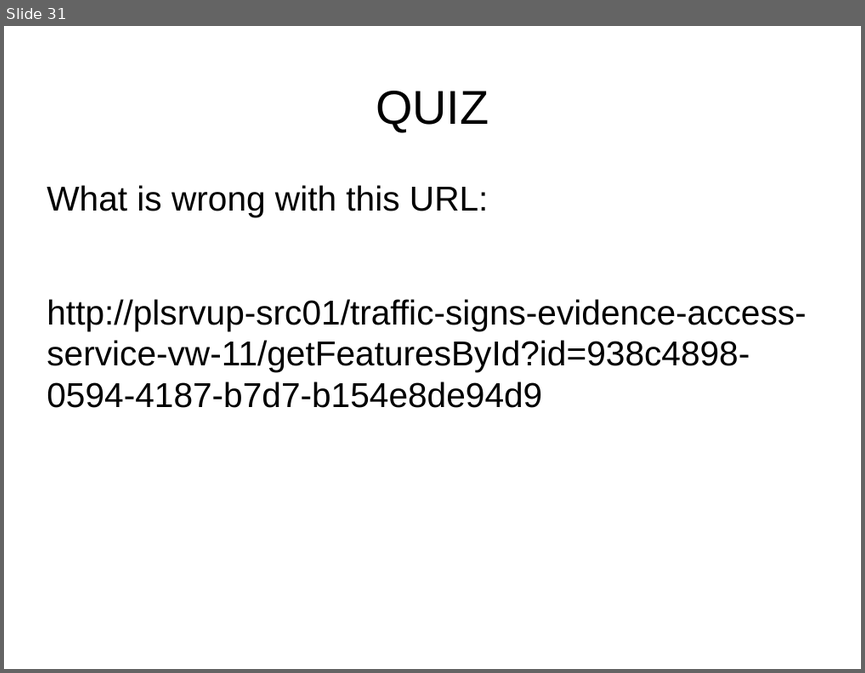
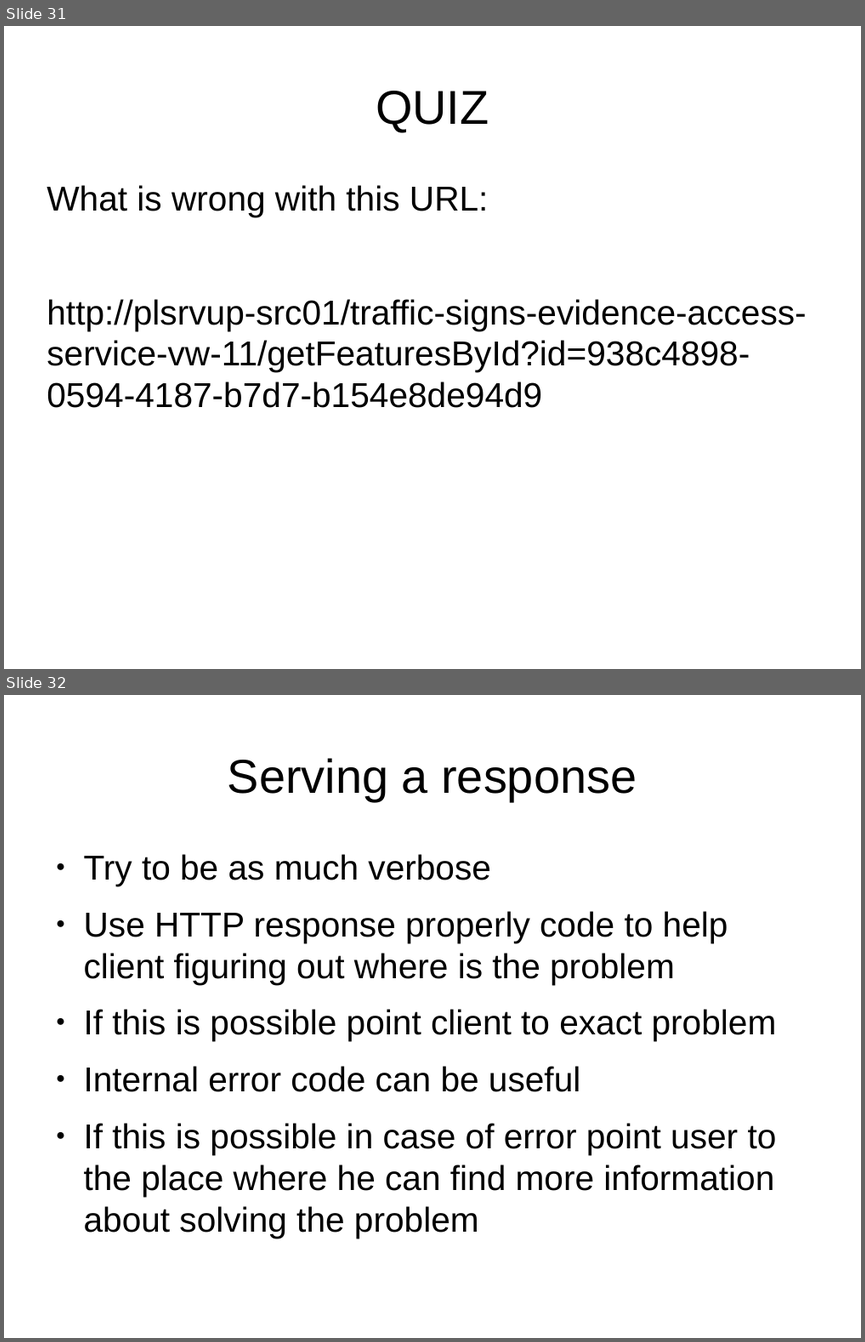
Before and after one commit to netzu/rest-presentation, a slide deck: RestfulFundaments.odp. Shown one above the other, each under a label of ours: slide 31 before the commit, slides 31 and 32 after it. The pictures are 865x673 and 865x1342 pixels, drawn with LibreOffice and Linux fonts; fonts in the diff are those of the drawing. Boxes give left, top, right and bottom in pixels: in the first picture for what was removed or moved away, otherwise in the second. Text is boxed around its words. In the diff, an @@ line names an element or a change of style, - is before the commit and + after.

```diff
--- a/RestfulFundaments.odp
+++ b/RestfulFundaments.odp
@@ slide 32 added at (4, 695, 861, 1338), background #FFFFFF @@
@@ title added at (228, 758, 636, 801), 44 pt, text #000000 @@
+Serving a response
@@ text added at (84, 854, 777, 1237), 32 pt, text #000000 @@
+● Try to be as much verbose
+● Use HTTP response properly code to help client figuring out where is the problem
+● If this is possible point client to exact problem
+● Internal error code can be useful
+● If this is possible in case of error point user to the place where he can find more information about solving the problem
```
Also in this commit, not shown: 1 other slide added.
